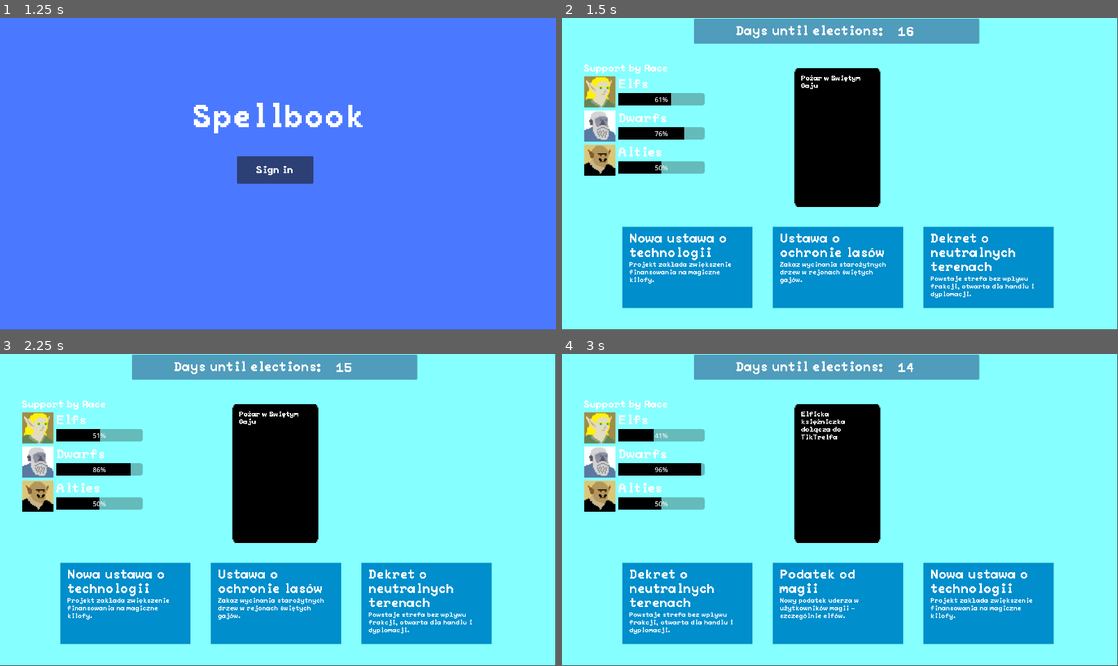
Above: before the commit, frames 1-4 (two rows, left to right).
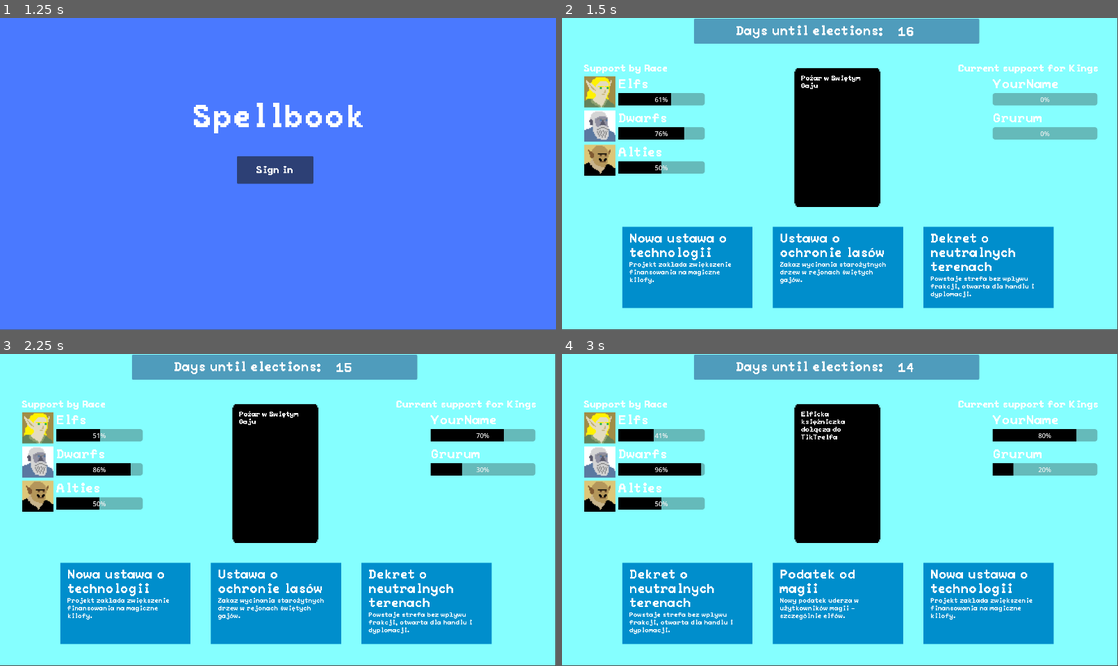
Above: after the commit, the same moments.

Repository: WhatYouFormaggiKindOfPizza/game
Game: Godot game, scene res://scenes/game.tscn
Same seed, same stepped clock (60 frames per second), same inputs: the game is played once before the commit and once after it.
Inputs (mouse positions are in pixels of both pictures, inside the frame that each line leads up to):
- Up to frame 1 (1.25 s): click (127, 267) at 0.52 s
- Up to frame 2 (1.5 s): click "Sign in" at 1.25 s
- Up to frame 3 (2.25 s): click (127, 603) at 2.02 s
- Up to frame 4 (3 s): click (689, 603) at 2.77 s

Frame 1 is identical in both runs. In frame 2, 2.0% of the frame differs, in the area x 49-97%, y 14-39%; in frame 3, 2.0%; in frame 4, 2.0%.

Commit message:
ADjusted realtion bar and relation bar container so that it can also display current support percentage for kings

Diff:
--- a/scenes/game.tscn
+++ b/scenes/game.tscn
@@ -55,9 +55,10 @@
 group_name = "Alties"
 icon = ExtResource("7_trtic")
 
-[node name="GameScreen" parent="." node_paths=PackedStringArray("entity_groups_node") instance=ExtResource("5_p57ef")]
+[node name="GameScreen" parent="." node_paths=PackedStringArray("entity_groups_node", "kings_node") instance=ExtResource("5_p57ef")]
 unique_name_in_owner = true
 entity_groups_node = NodePath("../EntityGroups")
+kings_node = NodePath("../Pretenders")
 
 [node name="StartScreen" parent="." instance=ExtResource("1_u5sy4")]
 unique_name_in_owner = true
--- a/scenes/game_screen.tscn
+++ b/scenes/game_screen.tscn
@@ -70,3 +70,13 @@
 offset_bottom = 114.0
 game_screen = NodePath("..")
 title = "Support by Race"
+
+[node name="CurrentSupportContainer" parent="." node_paths=PackedStringArray("game_screen") instance=ExtResource("5_rxmqw")]
+unique_name_in_owner = true
+offset_left = 973.0
+offset_top = 114.0
+offset_right = 973.0
+offset_bottom = 114.0
+game_screen = NodePath("..")
+title = "Current support for Kings"
+is_entity_group_container = false
--- a/scripts/game_manager.gd
+++ b/scripts/game_manager.gd
@@ -25,6 +25,7 @@
 var week_data: WeekData = WeekData.new()
 
 var relationship_bar_container: RelBarContainer
+var current_supp_container: RelBarContainer
 var posts_container: HBoxContainer
 var days_until: DaysUntil
 var phone: Phone
@@ -32,230 +33,232 @@
 var day: int = 0
 
 func init_entity_groups() -> void:
-	for e in entity_groups:
-		e.init(kings)
+    for e in entity_groups:
+        e.init(kings)
 
 
 func _ready() -> void:
-	load_kings_and_entities()
-	init_entity_groups()
-	load_posts_from_json()
-	load_events_from_json()
-
-	if show_logs:
-		log_ready()
-	vote_simulator.init(entity_groups, kings)
+    load_kings_and_entities()
+    init_entity_groups()
+    load_posts_from_json()
+    load_events_from_json()
+
+    if show_logs:
+        log_ready()
+    vote_simulator.init(entity_groups, kings)
 
 
 
 func load_kings_and_entities() -> void:
-	for child in entity_groups_parent.get_children():
-		if child is EntityGroup:
-			entity_groups.append(child)
-		else:
-			push_error("Unknown child type: " + str(child))
-
-	for child in kings_parent.get_children():
-		if child is King:
-			kings.append(child)
-		else:
-			push_error("Unknown child type: " + str(child))
+    for child in entity_groups_parent.get_children():
+        if child is EntityGroup:
+            entity_groups.append(child)
+        else:
+            push_error("Unknown child type: " + str(child))
+
+    for child in kings_parent.get_children():
+        if child is King:
+            kings.append(child)
+        else:
+            push_error("Unknown child type: " + str(child))
 
 
 func load_posts_from_json() -> void:
-	var json_as_text = FileAccess.get_file_as_string(posts_json_path)
-	var json_as_dict = JSON.parse_string(json_as_text)
-
-	if !json_as_dict:
-		push_error("Error parsing JSON: ", posts_json_path)
-		return
-
-	for post_data in json_as_dict:
-		var post = post_scene.instantiate().with_data(post_data, self)
-		print(post)
-		posts.append(post)
+    var json_as_text = FileAccess.get_file_as_string(posts_json_path)
+    var json_as_dict = JSON.parse_string(json_as_text)
+
+    if !json_as_dict:
+        push_error("Error parsing JSON: ", posts_json_path)
+        return
+
+    for post_data in json_as_dict:
+        var post = post_scene.instantiate().with_data(post_data, self)
+        print(post)
+        posts.append(post)
 
 
 func load_events_from_json() -> void:
-	var json_as_text = FileAccess.get_file_as_string(events_json_path)
-	var json_as_dict = JSON.parse_string(json_as_text)
-
-	if !json_as_dict:
-		push_error("Error parsing JSON: ", events_json_path)
-		return
-
-
-	if show_logs:
-		print("Loaded events from JSON: " + str(json_as_dict))
-
-	for event_data in json_as_dict:
-		var event = Event.new(event_data)
-		events.append(event)
-
-		if show_logs:
-			print("Loaded Events: " + str(event))
-
-	assign_events_posts()
+    var json_as_text = FileAccess.get_file_as_string(events_json_path)
+    var json_as_dict = JSON.parse_string(json_as_text)
+
+    if !json_as_dict:
+        push_error("Error parsing JSON: ", events_json_path)
+        return
+
+
+    if show_logs:
+        print("Loaded events from JSON: " + str(json_as_dict))
+
+    for event_data in json_as_dict:
+        var event = Event.new(event_data)
+        events.append(event)
+
+        if show_logs:
+            print("Loaded Events: " + str(event))
+
+    assign_events_posts()
 
 func assign_events_posts() -> void:
-	for event in events:
-		for post in posts:
-			if (event.id == post.event_id):
-				event.add_post(post)
+    for event in events:
+        for post in posts:
+            if (event.id == post.event_id):
+                event.add_post(post)
 
 func get_player() -> King:
-	var player = null
-
-	for king in kings:
-		if (king.is_player):
-			player = king
-
-	assert(player, "Brak gracza!")
-
-	return player
+    var player = null
+
+    for king in kings:
+        if (king.is_player):
+            player = king
+
+    assert(player, "Brak gracza!")
+
+    return player
 
 func get_entity_group(entity_group_name: String) -> EntityGroup:
-	for entity_group in entity_groups:
-		if (entity_group.group_name == entity_group_name):
-			return entity_group
-
-	push_error('Warning: no entity group for name: ' + entity_group_name)
-	return null
+    for entity_group in entity_groups:
+        if (entity_group.group_name == entity_group_name):
+            return entity_group
+
+    push_error('Warning: no entity group for name: ' + entity_group_name)
+    return null
 
 # logs
 func log_ready() -> void:
-	print("GameManager is ready")
-
-	print("--- Entity Groups ---")
-	print("Loaded " + str(entity_groups.size()) + " entity groups from scene.")
-	for e in entity_groups:
-		print("EntityGroup: " + e.group_name + " with ID: " + str(e.id))
-
-	print("--- Kings ---")
-	print("Loaded " + str(kings.size()) + " kings from scene.")
-	for k in kings:
-		print("King: " + k.king_name + " with ID: " + str(k.id) + " and is_player: " + str(k.is_player))
-
-	print("--- Posts ---")
-	print("Loaded " + str(posts.size()) + " posts from JSON.")
-	for p in posts:
-		print("Post: " + p.title + " with ID: " + str(p.id))
+    print("GameManager is ready")
+
+    print("--- Entity Groups ---")
+    print("Loaded " + str(entity_groups.size()) + " entity groups from scene.")
+    for e in entity_groups:
+        print("EntityGroup: " + e.group_name + " with ID: " + str(e.id))
+
+    print("--- Kings ---")
+    print("Loaded " + str(kings.size()) + " kings from scene.")
+    for k in kings:
+        print("King: " + k.king_name + " with ID: " + str(k.id) + " and is_player: " + str(k.is_player))
+
+    print("--- Posts ---")
+    print("Loaded " + str(posts.size()) + " posts from JSON.")
+    for p in posts:
+        print("Post: " + p.title + " with ID: " + str(p.id))
 
 
 func start_game() -> void:
-	scene_manager.show_screen(scene_manager.game_screen)
-	posts_container = scene_manager.game_screen.posts_container
-	days_until = scene_manager.game_screen.days_until
-	scene_manager.game_screen.game_manager = self
-	relationship_bar_container = scene_manager.game_screen.rel_bar_container
-	phone = scene_manager.game_screen.phone
-
-	if show_logs:
-		print("Game started")
-	next_turn()
+    scene_manager.show_screen(scene_manager.game_screen)
+    posts_container = scene_manager.game_screen.posts_container
+    days_until = scene_manager.game_screen.days_until
+    scene_manager.game_screen.game_manager = self
+    relationship_bar_container = scene_manager.game_screen.rel_bar_container
+    current_supp_container = scene_manager.game_screen.current_supp_container
+    phone = scene_manager.game_screen.phone
+
+    if show_logs:
+        print("Game started")
+    next_turn()
 
 
 func next_turn() -> void:
-	days_until.set_days(day, max_turns)
-	day += 1
-
-	if show_logs:
-		print("Next turn started. Day: " + str(day))
-
-	#get random event
-	current_event = events[randi_range(0, events.size() - 1)]
-	phone.load_and_display_event(current_event.id)
-
-	#check if event has 3 required posts
-	assert(current_event.posts.size() == 3, "Event with id: " + str(current_event.id) + ", needs 3 posts assigned, found: " + str(current_event.posts.size()))
-
-	# Mocked posts for now | update noone is mocking my posts anymore
-	current_posts = current_event.posts
-
-	for c in posts_container.get_children():
-		posts_container.remove_child(c)
-
-	for post in current_posts:
-		posts_container.add_child(post)
-		post.setup_scene()
-
-	# TODO: send player messages from lobbyists
+    days_until.set_days(day, max_turns)
+    day += 1
+
+    if show_logs:
+        print("Next turn started. Day: " + str(day))
+
+    #get random event
+    current_event = events[randi_range(0, events.size() - 1)]
+    phone.load_and_display_event(current_event.id)
+
+    #check if event has 3 required posts
+    assert(current_event.posts.size() == 3, "Event with id: " + str(current_event.id) + ", needs 3 posts assigned, found: " + str(current_event.posts.size()))
+
+    # Mocked posts for now | update noone is mocking my posts anymore
+    current_posts = current_event.posts
+
+    for c in posts_container.get_children():
+        posts_container.remove_child(c)
+
+    for post in current_posts:
+        posts_container.add_child(post)
+        post.setup_scene()
+
+    # TODO: send player messages from lobbyists
 
 
 func end_turn() -> void:
-	if show_logs:
-		print("Ending turn...")
-
-	#handles opponents actions
-	handle_opponents_actions();
-
-	vote_simulator.update_support_history(kings)
-	relationship_bar_container.refresh_relationship_bars()
-	run_support_simulation()
-
-	if day >= max_turns:
-		end_game()
-
-	elif day % 7 == 0:
-		end_round()
-	else:
-		next_turn()
+    if show_logs:
+        print("Ending turn...")
+
+    #handles opponents actions
+    handle_opponents_actions();
+
+    vote_simulator.update_support_history(kings)
+    relationship_bar_container.refresh_relationship_bars()
+    current_supp_container.refresh_relationship_bars()
+    run_support_simulation()
+
+    if day >= max_turns:
+        end_game()
+
+    elif day % 7 == 0:
+        end_round()
+    else:
+        next_turn()
 
 func end_round() -> void:
-	var week_number = int(day / 7.0)
-
-	if show_logs:
-		print("Round ended. Week: " + str(week_number))
-
-
-	# Get some random event resolutions
-	var number_of_resolutions = RandomNumberGenerator.new().randi_range(1, max_resolutions_per_week)
-	var event_resolutions = []
-	for i in range(number_of_resolutions):
-		var idx = RandomNumberGenerator.new().randi() % week_data.event_resolutions.size()
-		var er = week_data.event_resolutions.pop_at(idx)
-		event_resolutions.append(er)
-
-	# TODO: Apply effects of the event resolution
-	for er in event_resolutions:
-		if show_logs:
-			print("Event Resolution: " + str(er))
-		#HERE
-
-
-	# TODO: show event resolutions
-
-	#show week summary (relationships changes of all pretenders)
-	var actual_week_supp_difrence = []
-	for king in kings:
-		actual_week_supp_difrence.append(vote_simulator.show_week_supp_difrence(king, week_number))
-
-	if show_logs:
-		print("Week support differences: " + str(actual_week_supp_difrence))
-
-	#TODO: on "next" button click, reset posts and start next turn
-	week_data.clear()
-	run_support_simulation()
-	next_turn()
+    var week_number = int(day / 7.0)
+
+    if show_logs:
+        print("Round ended. Week: " + str(week_number))
+
+
+    # Get some random event resolutions
+    var number_of_resolutions = RandomNumberGenerator.new().randi_range(1, max_resolutions_per_week)
+    var event_resolutions = []
+    for i in range(number_of_resolutions):
+        var idx = RandomNumberGenerator.new().randi() % week_data.event_resolutions.size()
+        var er = week_data.event_resolutions.pop_at(idx)
+        event_resolutions.append(er)
+
+    # TODO: Apply effects of the event resolution
+    for er in event_resolutions:
+        if show_logs:
+            print("Event Resolution: " + str(er))
+        #HERE
+
+
+    # TODO: show event resolutions
+
+    #show week summary (relationships changes of all pretenders)
+    var actual_week_supp_difrence = []
+    for king in kings:
+        actual_week_supp_difrence.append(vote_simulator.show_week_supp_difrence(king, week_number))
+
+    if show_logs:
+        print("Week support differences: " + str(actual_week_supp_difrence))
+
+    #TODO: on "next" button click, reset posts and start next turn
+    week_data.clear()
+    run_support_simulation()
+    next_turn()
 
 
 func end_game() -> void:
-	if show_logs:
-		print("Game ended after " + str(day) + " days.")
-
-	# TODO: Show final scores and rankings
+    if show_logs:
+        print("Game ended after " + str(day) + " days.")
+
+    # TODO: Show final scores and rankings
 
 
 func run_support_simulation() -> void:
-	for king in kings:
-		var support = vote_simulator.compute_support(king)
-		king.current_support_percent = float(support) / vote_simulator.num_voters * 100.0
-		king.current_support = support
-		if show_logs:
-			print("King: " + king.king_name + " has support: " + str(support))
+    for king in kings:
+        var support = vote_simulator.compute_support(king)
+        king.current_support_percent = float(support) / vote_simulator.num_voters * 100.0
+        king.current_support = support
+        if show_logs:
+            print("King: " + king.king_name + " has support: " + str(support))
 
 func handle_opponents_actions() -> void:
-	for king in kings:
-		if !king.is_player:
-			var opponent_post = current_event.posts[randi_range(0, current_event.posts.size() - 1)]
-			opponent_post.populate_effects(king)
+    for king in kings:
+        if !king.is_player:
+            var opponent_post = current_event.posts[randi_range(0, current_event.posts.size() - 1)]
+            opponent_post.populate_effects(king)
--- a/scripts/game_screen.gd
+++ b/scripts/game_screen.gd
@@ -2,9 +2,11 @@
 
 @export var game_manager: GameManager
 @export var entity_groups_node: Node #tutaj trzeba podać tego noda który trzyma wszystkie entityGroups
+@export var kings_node: Node #tutaj trzeba podać tego noda który trzyma wszystkich krolow
 
 
 @onready var rel_bar_container: RelBarContainer = %RelBarContainer
+@onready var current_supp_container: RelBarContainer = %CurrentSupportContainer
 @onready var posts_container: HBoxContainer = %PostsContainer
 @onready var days_until: DaysUntil = %DaysUntil
 @onready var phone: Phone = %Phone
--- a/scripts/rel_bar_container.gd
+++ b/scripts/rel_bar_container.gd
@@ -1,28 +1,36 @@
 class_name RelBarContainer extends Control
 
 @export var game_screen: Node
-var entity_groups_node: Node #tutaj trzeba podać tego noda który trzyma wszystkie entityGroups
+var objects_group_node: Node #tutaj trzeba podać tego noda który trzyma wszystkie objekty (entity_group albo king)
 @export var title : String
+@export var is_entity_group_container : bool = true;
 
 @onready var box_container = $VBoxContainer
 @onready var title_node = $VBoxContainer/Title
 const relationship_bar = preload("res://scenes/relationship_bar.tscn")
-var entity_groups: Array[Node]
+var objects: Array[Node] #objekty ktore zaladujemy do naszych relationship_bars (entity_group albo king)
 
 func _ready() -> void:
-	entity_groups_node = game_screen.entity_groups_node
+    if is_entity_group_container:
+        objects_group_node = game_screen.entity_groups_node
+    else:
+        objects_group_node = game_screen.kings_node
+    title_node.text = title
 
-	title_node.text = title
-	entity_groups = entity_groups_node.get_children()
-	for entity_group in entity_groups:
-		if(entity_group is EntityGroup):
-			print("Added entity_group " + entity_group.group_name + " to RelBarContainer")
-			box_container.add_child(relationship_bar.instantiate())
-			var relBar : RelationshipBar = box_container.get_children().back() as RelationshipBar
-			relBar.entity_group = entity_group
-			relBar.load_data_from_entity_group()
+    objects = objects_group_node.get_children()
+    for object in objects:
+        if(object is EntityGroup || object is King):
+            box_container.add_child(relationship_bar.instantiate())
+            var relBar : RelationshipBar = box_container.get_children().back() as RelationshipBar
+            relBar.object = object
+            relBar.load_data()
+        if(object is EntityGroup):
+            print("Added entity_group " + object.group_name + " to RelBarContainer")
+        if(object is King):
+            print("Added king " + object.king_name + " to RelBarContainer")
+
 
 func refresh_relationship_bars() -> void:
-	for relBar in box_container.get_children():
-		if(relBar is RelationshipBar):
-			relBar.load_data_from_entity_group()
+    for relBar in box_container.get_children():
+        if(relBar is RelationshipBar):
+            relBar.load_data()
--- a/scripts/relationship_bar.gd
+++ b/scripts/relationship_bar.gd
@@ -1,16 +1,17 @@
 class_name RelationshipBar extends Control
 
-var entity_group: EntityGroup
+var object #entity_group albo king
 
 @onready var icon = $HBoxContainer/AspectRatioContainer/Icon
 @onready var progress_bar = $HBoxContainer/VBoxContainer/ProgressBar
-@onready var race_name = $HBoxContainer/VBoxContainer/Name
+@onready var label = $HBoxContainer/VBoxContainer/Name
 
-func load_data_from_entity_group() -> void:
-    icon.texture = entity_group.icon
-    progress_bar.value = entity_group.get_player_relationship_value()
-    #var style_box :StyleBox = progress_bar.get_theme_stylebox("fill");
-    #style_box.bg_color
-    #progress_bar.add_theme_stylebox_override("fill",style_box.bg_color)
-    progress_bar.get_theme_stylebox("fill").set_bg_color(entity_group.color)
-    race_name.text = entity_group.group_name
+func load_data() -> void:
+    icon.texture = object.icon
+    progress_bar.get_theme_stylebox("fill").set_bg_color(object.color)
+    if(object is EntityGroup):
+        progress_bar.value = object.get_player_relationship_value()
+        label.text = object.group_name
+    if(object is King):
+        progress_bar.value = object.current_support_percent
+        label.text = object.king_name
